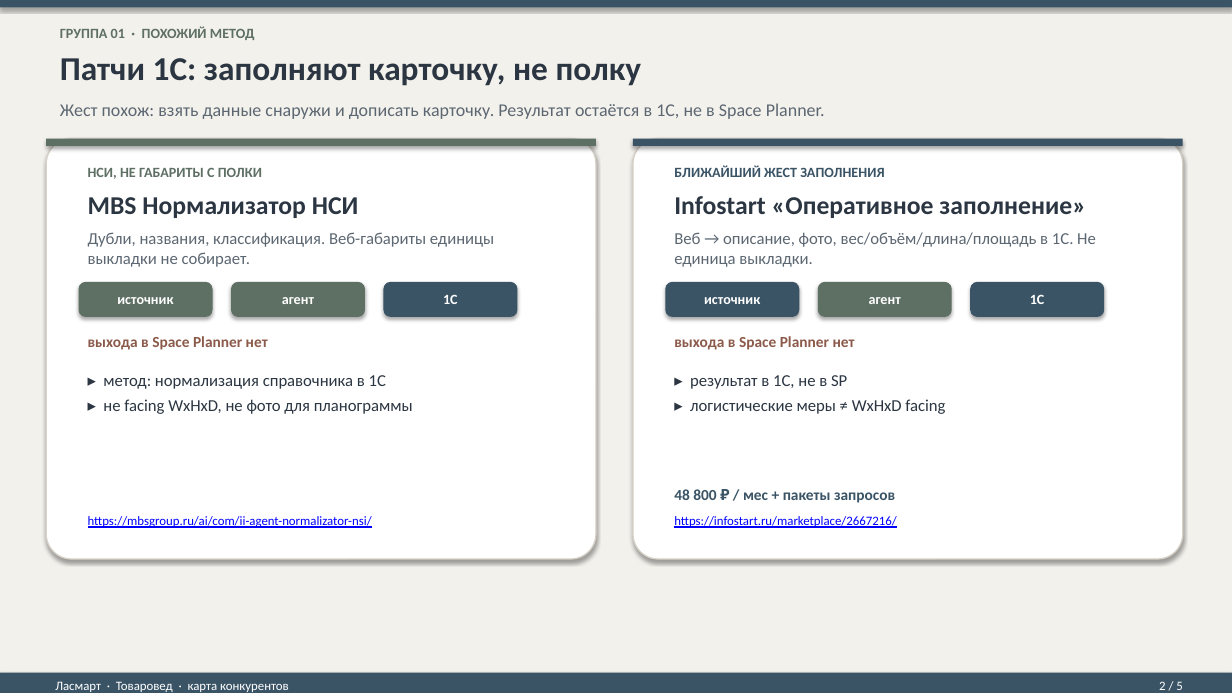
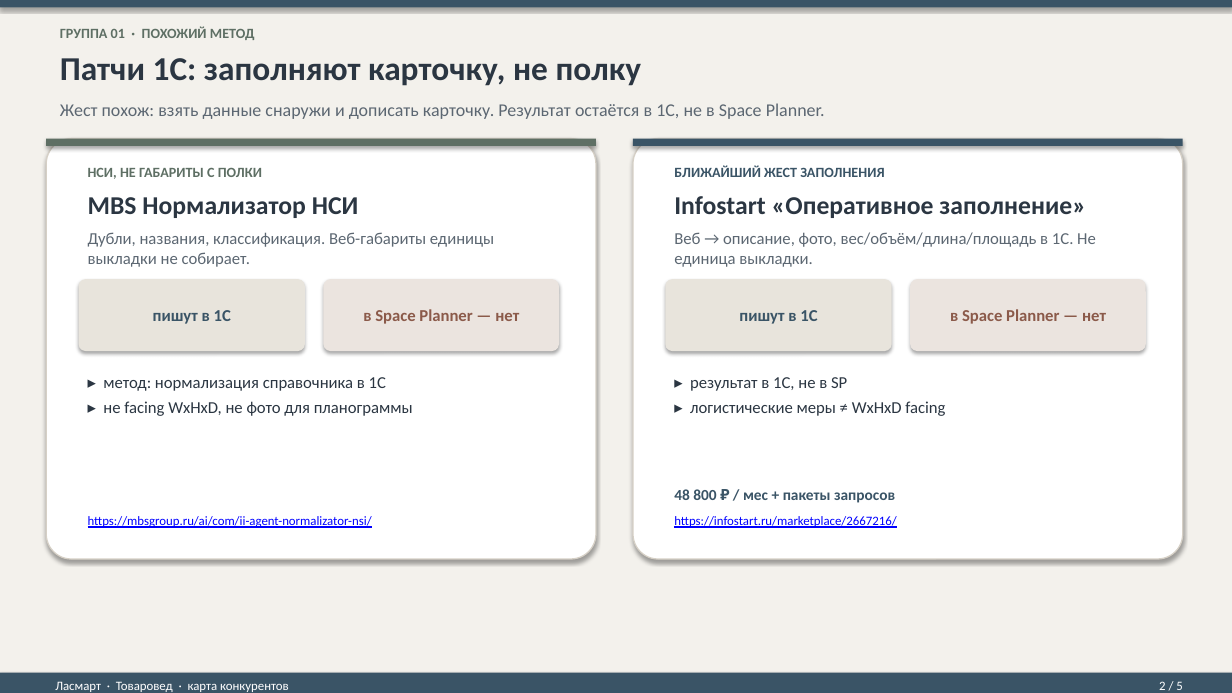
Before and after one commit to Alena931/demo, a slide deck: slide 2 of Tovaroved_karta_konkurentov.pptx. Drawn at 1232x693 pixels with LibreOffice and Linux fonts; fonts in the diff are those of the drawing. Boxes give left, top, right and bottom in pixels: in the first picture for what was removed or moved away, otherwise in the second. Text is boxed around its words. In the diff, an @@ line names an element or a change of style, - is before the commit and + after.

```diff
--- a/Tovaroved_karta_konkurentov.pptx
+++ b/Tovaroved_karta_konkurentov.pptx
@@ rounded rectangle removed at (x1=79, y1=282, x2=213, y2=317) @@
-источник
@@ rounded rectangle added at (x1=79, y1=279, x2=305, y2=351), fill #E8E4DC, 13 pt, text #3A5466, bold @@
+пишут в 1С
@@ rounded rectangle removed at (x1=231, y1=282, x2=365, y2=317) @@
-агент
@@ rounded rectangle "в Space Planner — нет" resized from (x1=88, y1=336, x2=268, y2=350) to (x1=323, y1=279, x2=559, y2=351) @@
@@ rounded rectangle "в Space Planner — нет" at (x1=323, y1=279, x2=559, y2=351): vertical alignment top to middle; fill none to #EBE4DF; shadow on @@
@@ rounded rectangle removed at (x1=384, y1=282, x2=518, y2=317) @@
-1С
@@ rounded rectangle removed at (x1=665, y1=282, x2=799, y2=317) @@
-источник
@@ rounded rectangle added at (x1=665, y1=279, x2=892, y2=351), fill #E8E4DC, 13 pt, text #3A5466, bold @@
+пишут в 1С
@@ rounded rectangle removed at (x1=818, y1=282, x2=952, y2=317) @@
-агент
@@ rounded rectangle "в Space Planner — нет" at (x1=910, y1=279, x2=1146, y2=351): vertical alignment top to middle; fill none to #EBE4DF; shadow on @@
@@ rounded rectangle "в Space Planner — нет" resized from (x1=674, y1=336, x2=855, y2=350) to (x1=910, y1=279, x2=1146, y2=351) @@
@@ rounded rectangle removed at (x1=970, y1=282, x2=1104, y2=317) @@
-1С
@@ text in rounded rectangle at (x1=363, y1=309, x2=519, y2=324): text changed; size 12 to 13 pt @@
-выхода в Space Planner нет
+в Space Planner — нет
@@ text in rounded rectangle at (x1=950, y1=309, x2=1106, y2=324): text changed; size 12 to 13 pt @@
-выхода в Space Planner нет
+в Space Planner — нет
```
Also in this commit, not shown: 1 other file.
